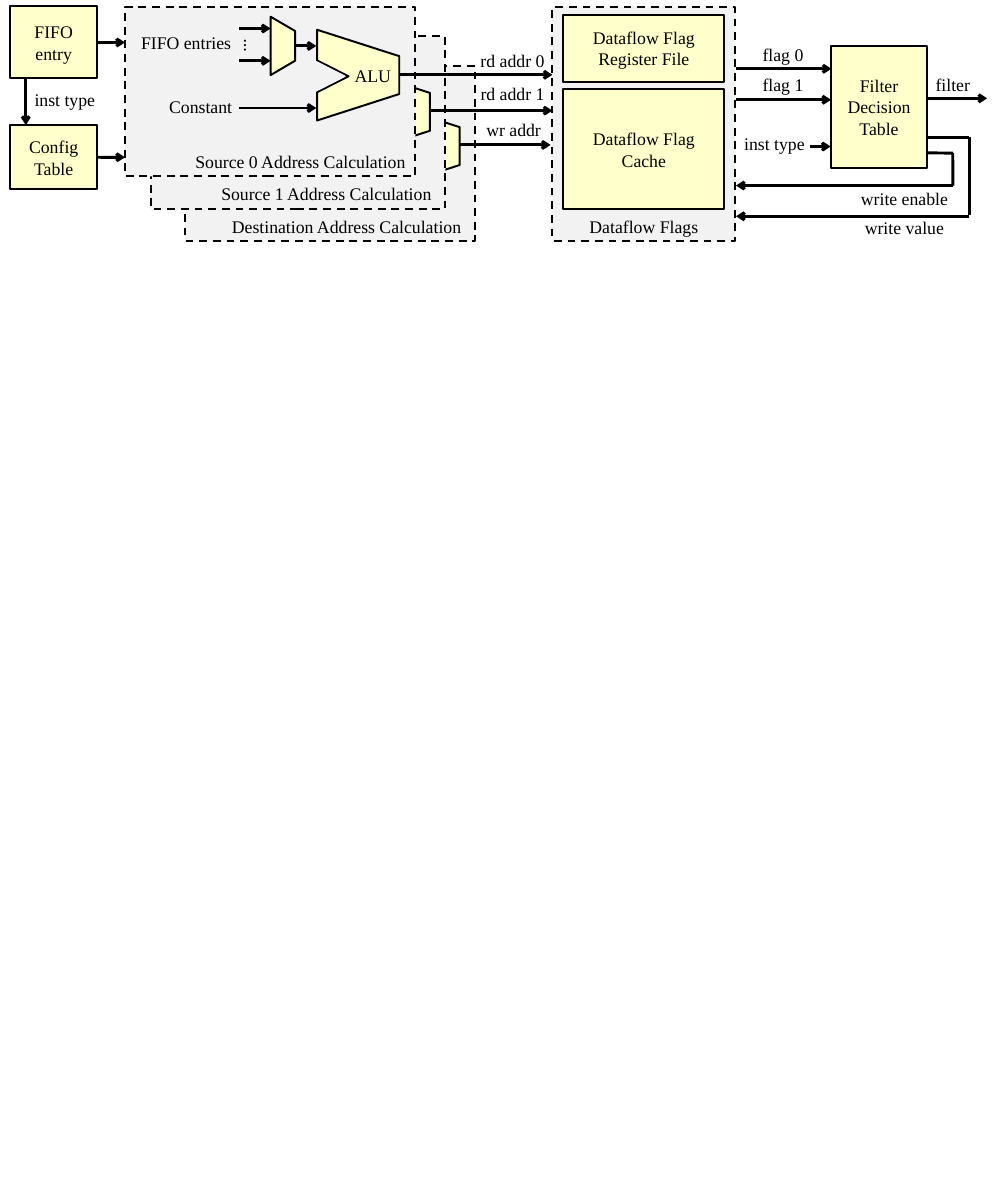
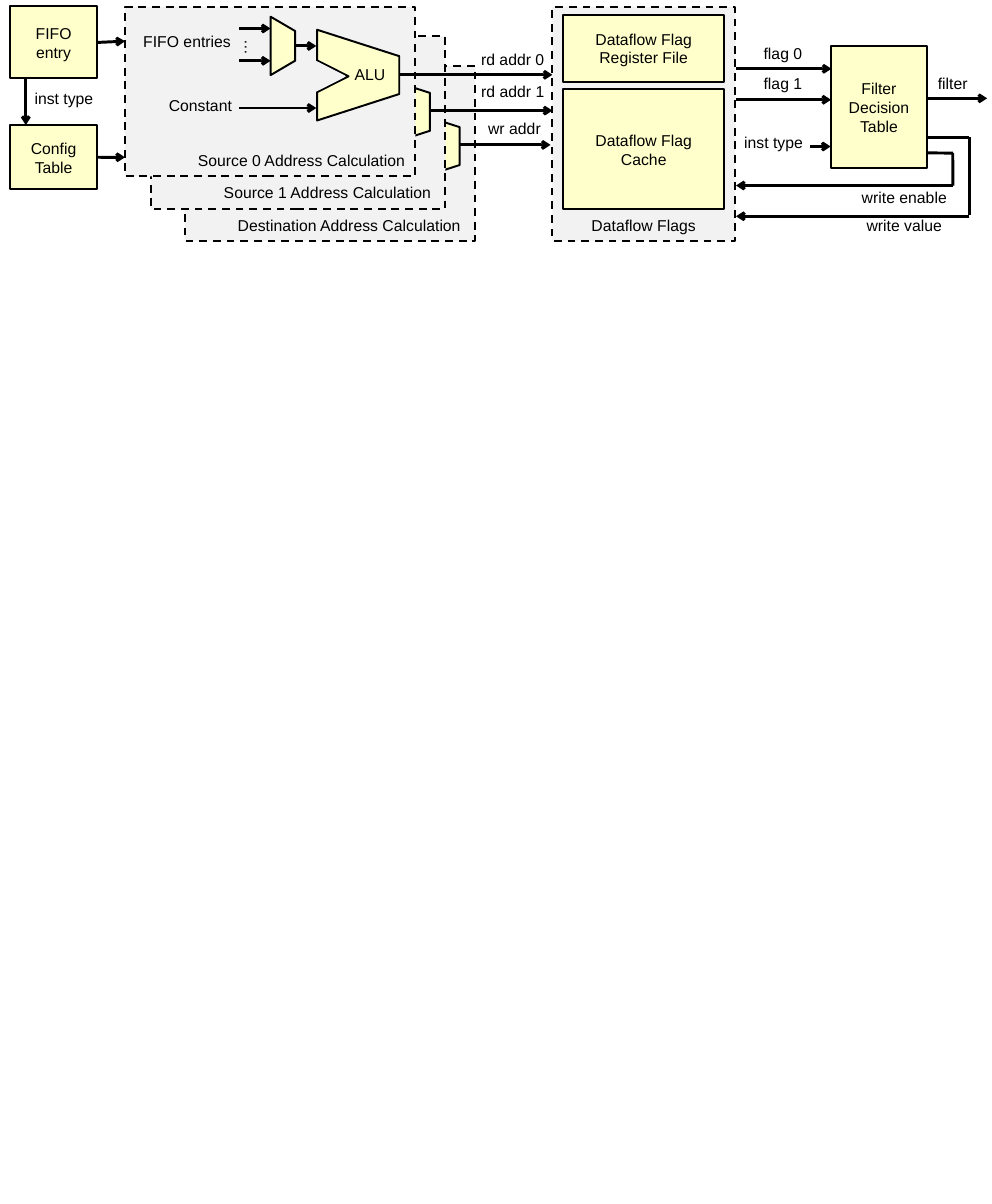
Before and after one commit to dl575/paper-monitoring_dift_drop, a slide deck: slide 1 of figs_src/diagrams-wide.pptx (slide 2 before the commit). Drawn at 992x1204 pixels with LibreOffice and Linux fonts; fonts in the diff are those of the drawing. Boxes give left, top, right and bottom in pixels: in the first picture for what was removed or moved away, otherwise in the second. Text is boxed around its words. In the diff, an @@ line names an element or a change of style, - is before the commit and + after.

```diff
--- a/figs_src/diagrams-wide.pptx
+++ b/figs_src/diagrams-wide.pptx
@@ text "…" at box(234, 26, 268, 65): size 9 to 8 pt, font Calibri to Arial @@
@@ size 9 to 8 pt, font Times New Roman to Arial in 22 elements at box(564, 14, 724, 81), box(564, 89, 724, 210), box(830, 47, 927, 169), box(10, 7, 96, 79), box(10, 125, 96, 188), box(238, 219, 460, 231), box(198, 154, 405, 166), box(224, 186, 431, 198), box(591, 219, 696, 235), box(143, 35, 230, 47), box(862, 191, 946, 203), box(867, 219, 942, 231), box(169, 100, 232, 111), box(481, 53, 544, 65), box(481, 85, 545, 97), box(488, 122, 541, 134), box(35, 92, 93, 108), box(764, 47, 802, 63), box(764, 77, 802, 93), box(744, 136, 803, 152), box(938, 77, 968, 89), box(355, 69, 386, 80) @@
```
Also in this commit, not shown: 3 other slides changed, 2 slides removed, 3 other files.
